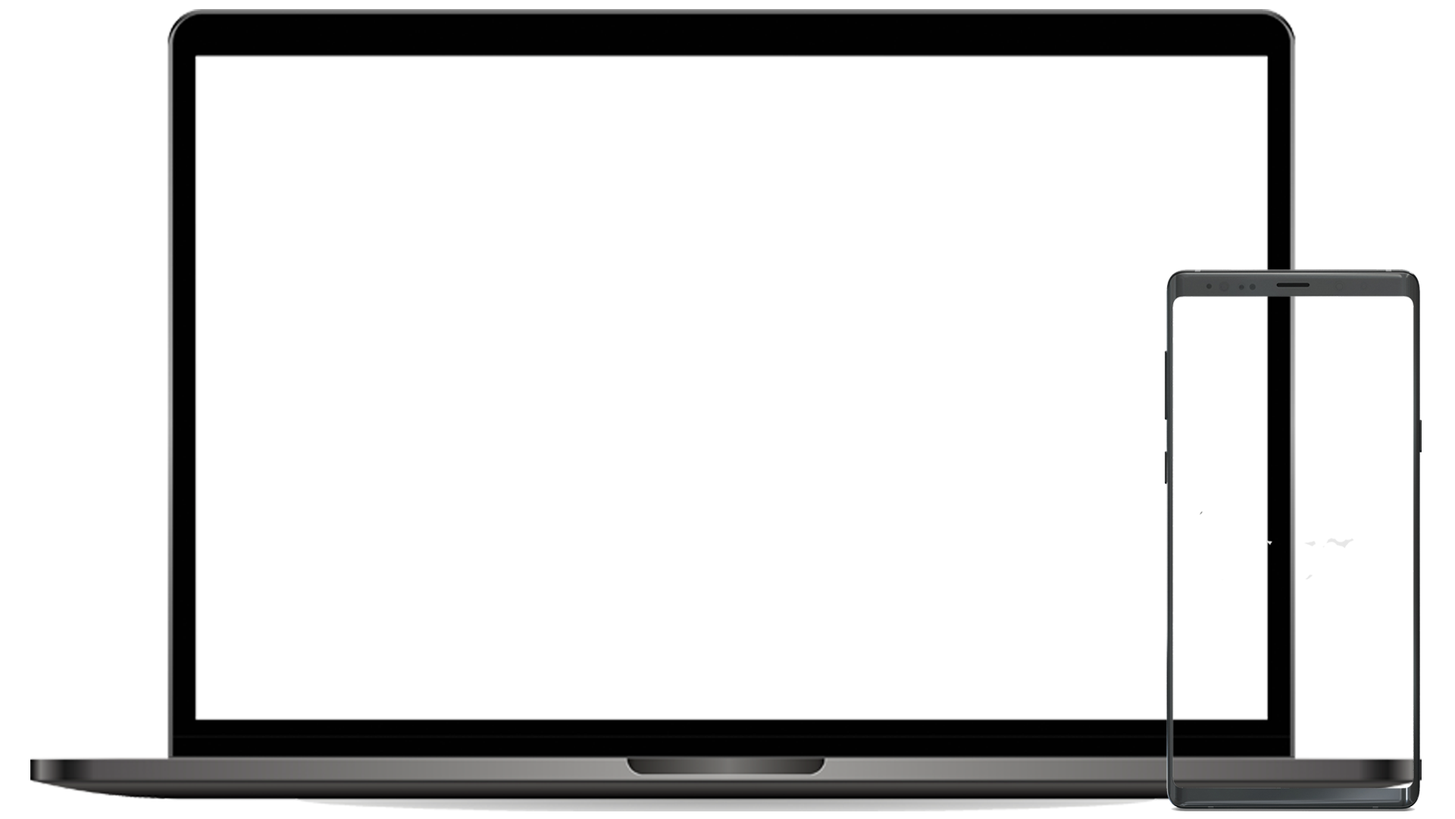
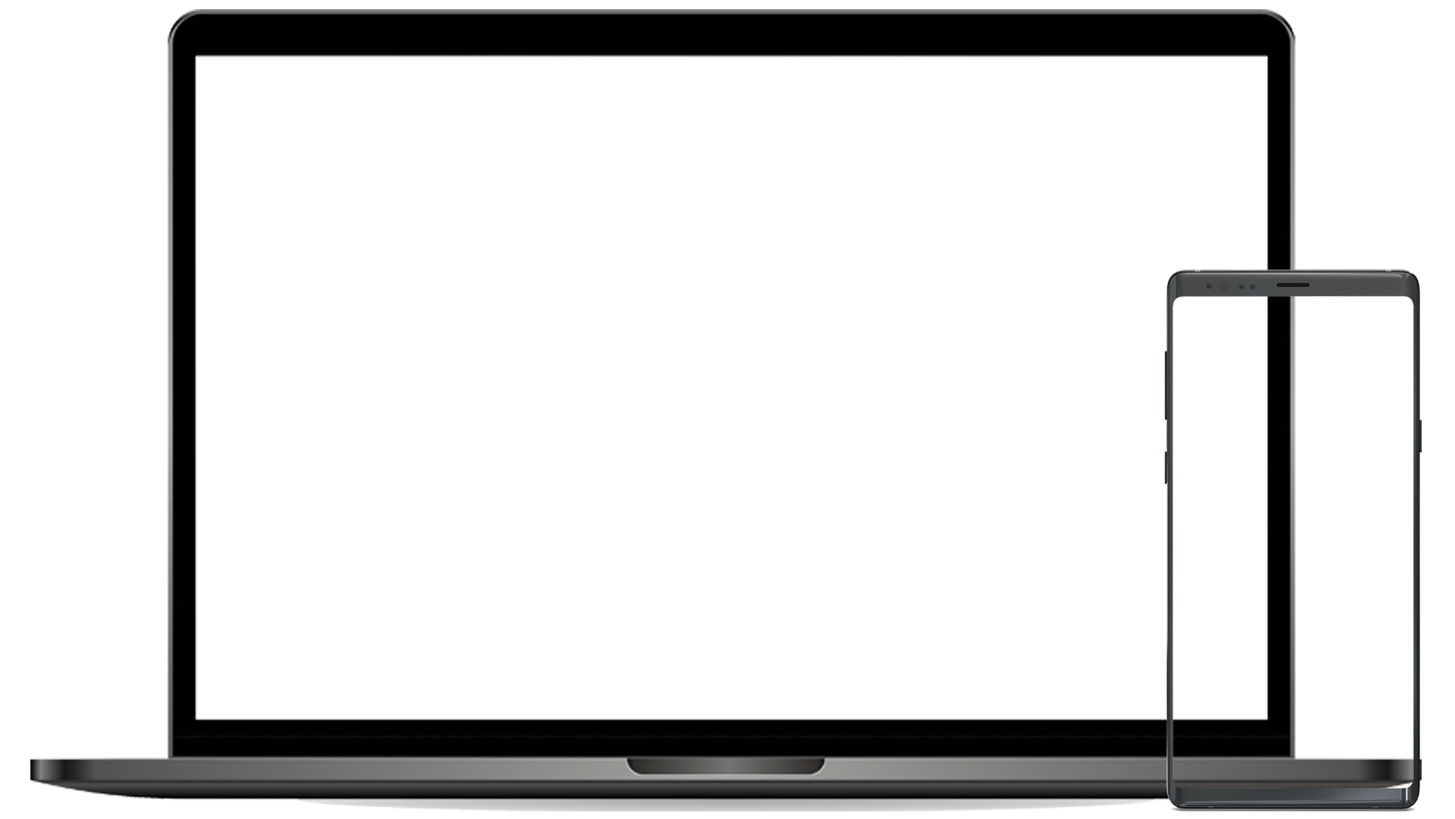
Layers edited between the first and the second 1455x819 image:
painted on "Layer 3" over [1199, 510, 1355, 580]
